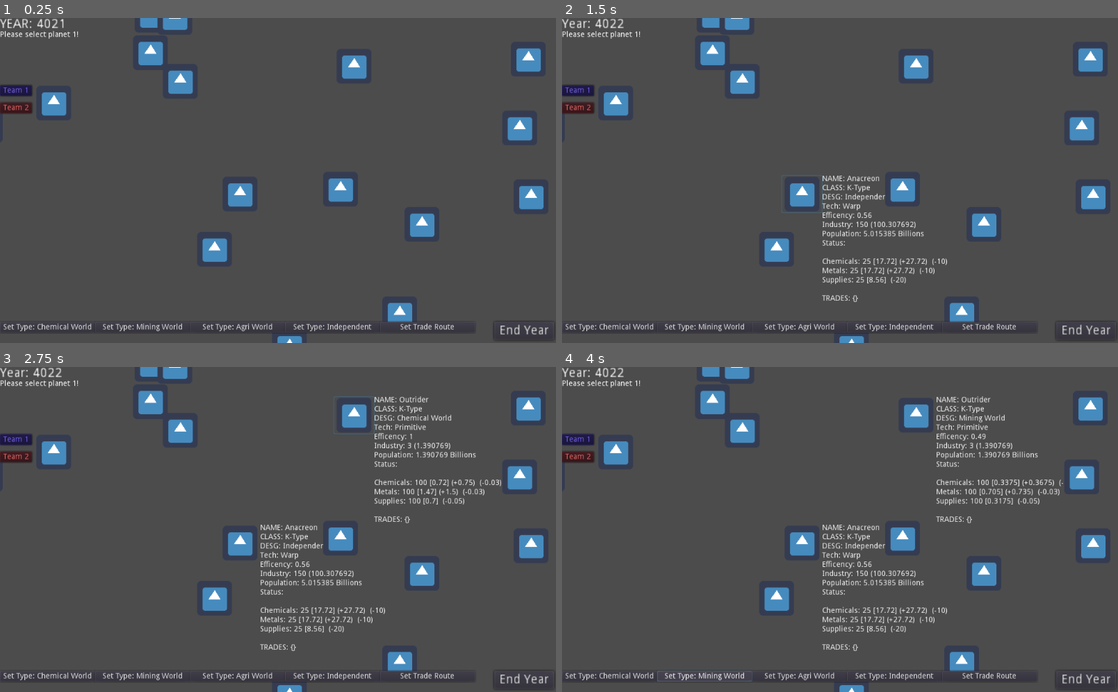
Above: before the commit, frames 1-4 (two rows, left to right).
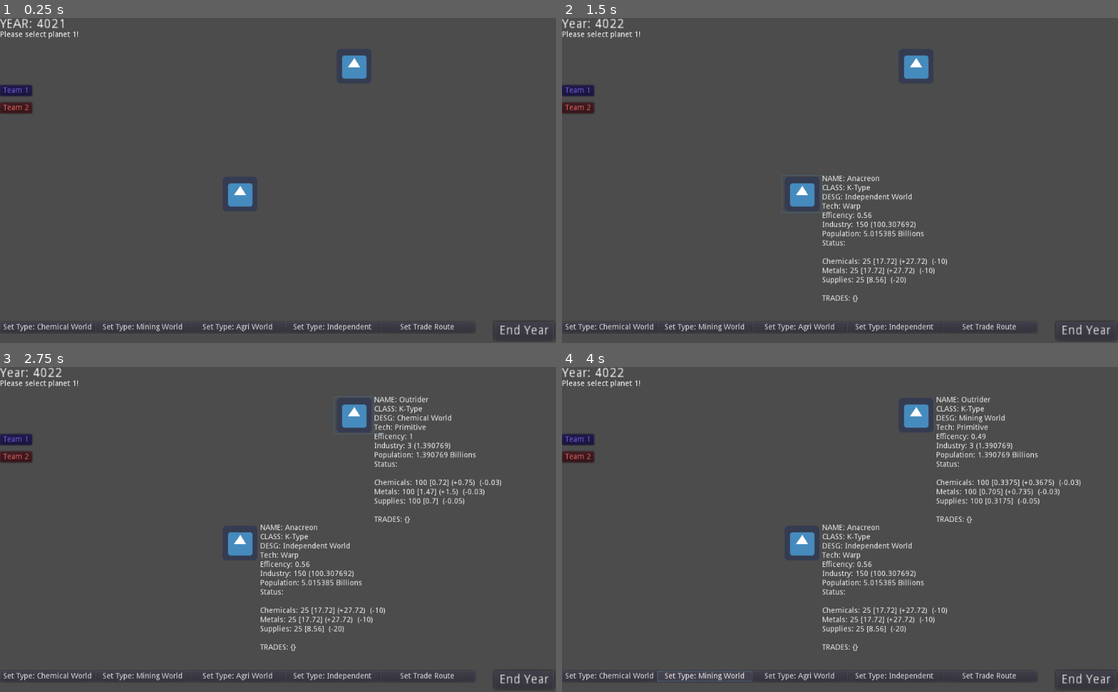
Above: after the commit, the same moments.

Repository: Nore5515/Anacreon4022
Game: Godot game, scene res://Main.tscn
Two runs of this game, one before a commit and one after it. Both use one fixed random seed, a clock stepped at 60 frames per second and the inputs below. The engine's default icon, where the game draws it, is replaced by a stand-in: a white triangle on a blue panel in a dark square.
Inputs:
- Up to frame 1 (0.25 s): no input
- Up to frame 2 (1.5 s): click "End Year" at 0.5 s; click "NAME: Anacreon CLASS: K-Type …" at 1.25 s
- Up to frame 3 (2.75 s): click "NAME: Outrider CLASS: K-Type …" at 2 s
- Up to frame 4 (4 s): click "Set Type: Chemical World" at 2.75 s; click "Set Type: Mining World" at 3.5 s

The runs differ from the first frame. In frame 1, 3.5% of the frame differs, in the area x 7-98%, y 0-100%; in frame 2, 3.5%; in frame 3, 3.5%; in frame 4, 3.5%.

Commit message:
team spread works

Diff:
--- a/Main.tscn
+++ b/Main.tscn
@@ -78,7 +78,7 @@
 
 [node name="PlanetGenerator" type="Node2D" parent="."]
 script = ExtResource( 8 )
-planetCount = 50
+planetCount = 3
 radius = 1000.0
 
 [node name="CanvasLayer" type="CanvasLayer" parent="."]
--- a/Planet.gd
+++ b/Planet.gd
@@ -48,6 +48,8 @@
 var chemPer = 0.25
 var metPer = 0.50
 var supPer = 0.25
+
+export (bool) var changedTeamThisYear = false
 
 func _ready():
 	init()
@@ -228,35 +230,34 @@
 	else:
 		supDanger = ""
 
-	if team != "":
-		if getNearestPlanet().team != "":
-			if getNearestPlanet().team != team:
-				pass
-				# ENEMY TEAM
-			else:
-				pass
-				# MY TEAM
-		else:
-			getNearestPlanet().setTeam(team, modulate)
+	if team != "" && changedTeamThisYear == false:
+		print ("Teaming!")
+		var nearest = getNearestUnalignedPlanet()
+		if nearest == null:
+			print ("No unaligned planets!")
+		else:
+			if nearest.team == "":
+				nearest.setTeam(team, modulate)
+				nearest.changedTeamThisYear = true
+
+	changedTeamThisYear = false
 
 	updateDetails()
 
-func getNearestPlanet():
+func getNearestUnalignedPlanet():
 	var nearest
 	for planet in get_tree().get_nodes_in_group("planet"):
 		if planet == self:
 			pass
-		elif planet.team == team:
+		elif planet.team != "":
 			pass
 		else:
 			if nearest == null:
 				nearest = planet
 			else:
-				if (self.get_global_rect().position-planet.get_global_rect().position).length() > (self.get_global_rect().position - nearest.get_global_rect().position).length():
+				if (self.get_global_rect().position-planet.get_global_rect().position).length() < (self.get_global_rect().position - nearest.get_global_rect().position).length():
 					nearest = planet
 
-	if nearest == null:
-		nearest = self
 	return nearest
 
 func updateDetails():
